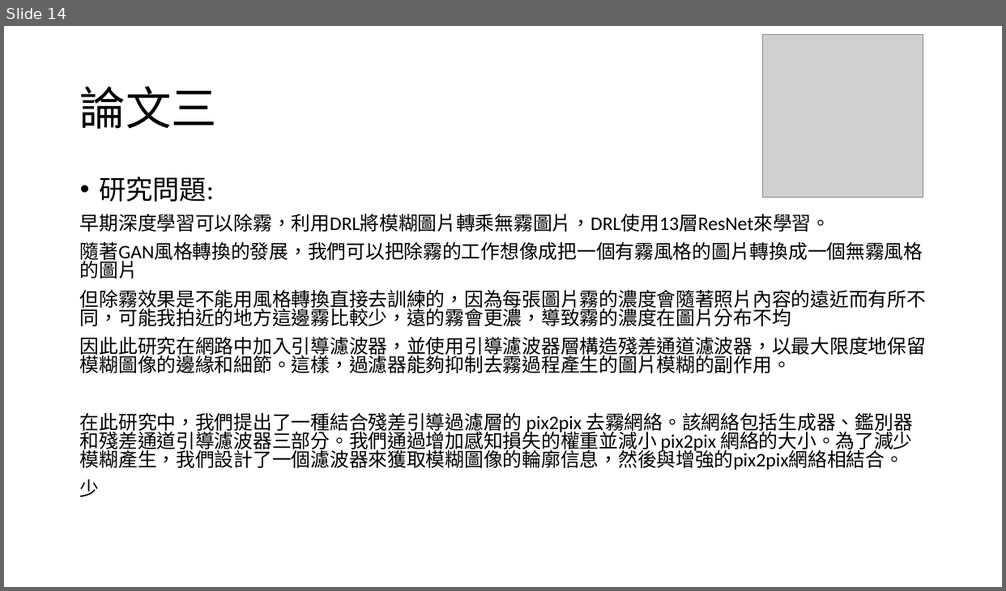
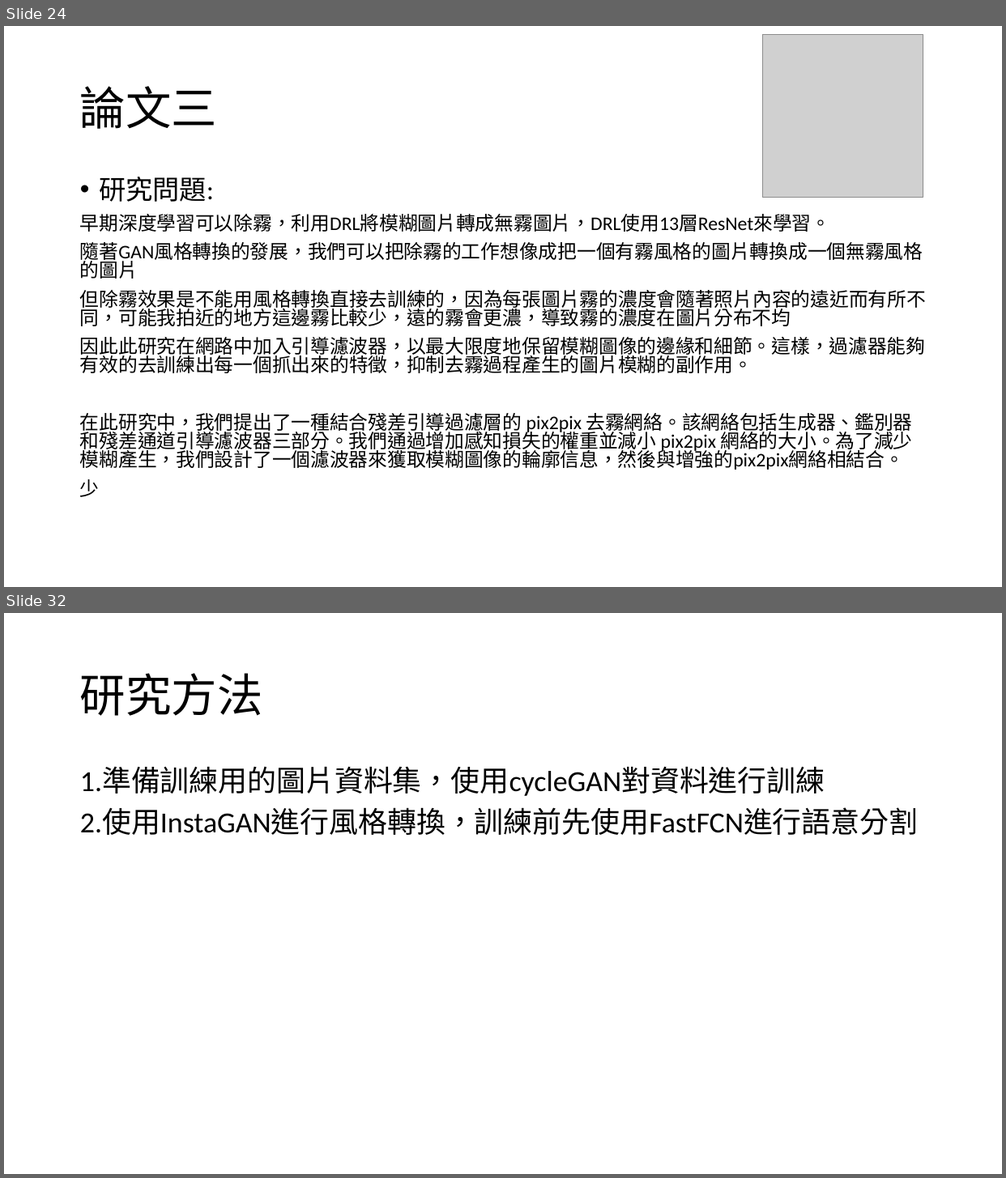
Before and after one commit to 10994015/paper, a slide deck: 論文/論文寫作.pptx. Shown one above the other, each under a label of ours: slide 14 before the commit, slides 24 and 32 after it; the slides between them are not shown. The pictures are 1006x591 and 1006x1178 pixels, drawn with LibreOffice and Linux fonts; fonts in the diff are those of the drawing; grey boxes stand for pictures. Boxes give left, top, right and bottom in pixels: in the first picture for what was removed or moved away, otherwise in the second. Text is boxed around its words. In the diff, an @@ line names an element or a change of style, - is before the commit and + after.

```diff
--- a/論文/論文寫作.pptx
+++ b/論文/論文寫作.pptx
@@ slide 32 added at [4, 613, 1002, 1174], background #FFFFFF @@
@@ title added at [80, 673, 263, 716], 44 pt, text #000000 @@
+研究方法
@@ text added at [80, 767, 918, 835], 28 pt, text #000000 @@
+1.準備訓練用的圖片資料集，使用cycleGAN對資料進行訓練
+2.使用InstaGAN進行風格轉換，訓練前先使用FastFCN進行語意分割
@@ what was slide 14 is now slide 24 @@
@@ slide 24 changed as well @@
@@ text at [80, 214, 830, 232]: text changed @@
-早期深度學習可以除霧，利用DRL將模糊圖片轉乘無霧圖片，DRL使用13層ResNet來學習。
+早期深度學習可以除霧，利用DRL將模糊圖片轉成無霧圖片，DRL使用13層ResNet來學習。
@@ text at [80, 337, 926, 373]: text changed @@
-因此此研究在網路中加入引導濾波器，並使用引導濾波器層構造殘差通道濾波器，以最大限度地保留模糊圖像的邊緣和細節。這樣，過濾器能夠抑制去霧過程產生的圖片模糊的副作用。
+因此此研究在網路中加入引導濾波器，以最大限度地保留模糊圖像的邊緣和細節。這樣，過濾器能夠有效的去訓練出每一個抓出來的特徵，抑制去霧過程產生的圖片模糊的副作用。
```
Also in this commit, not shown: 2 other slides changed, 34 other slides added, 1 other file.
